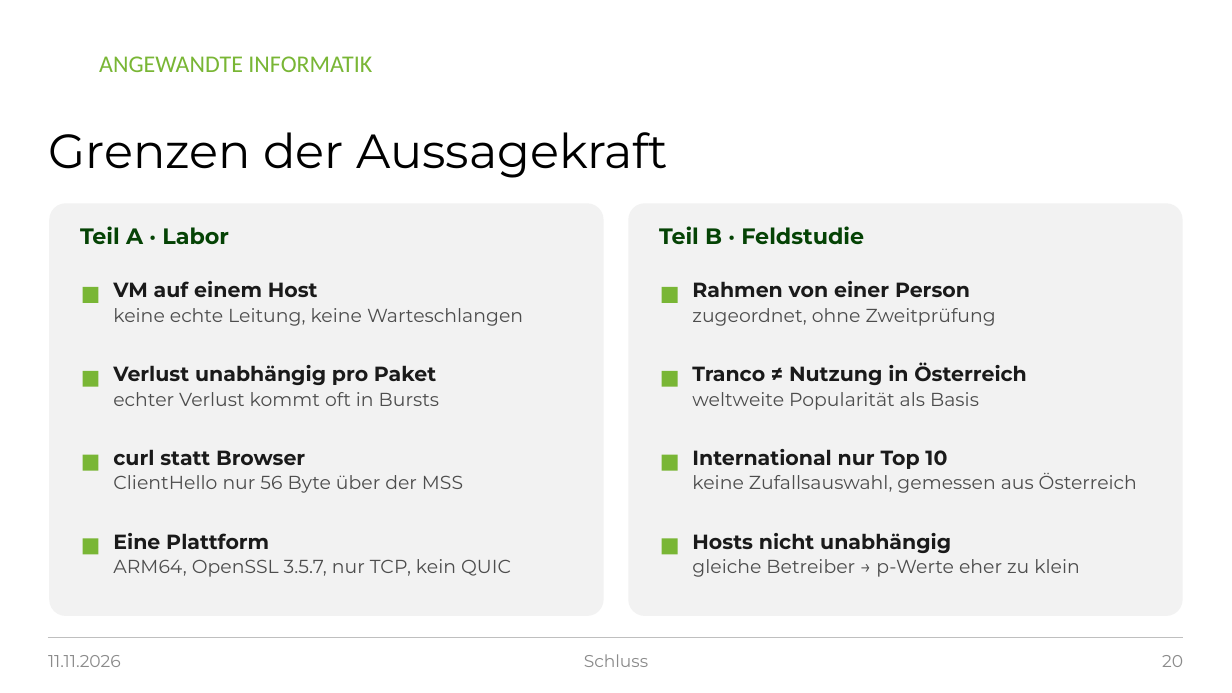
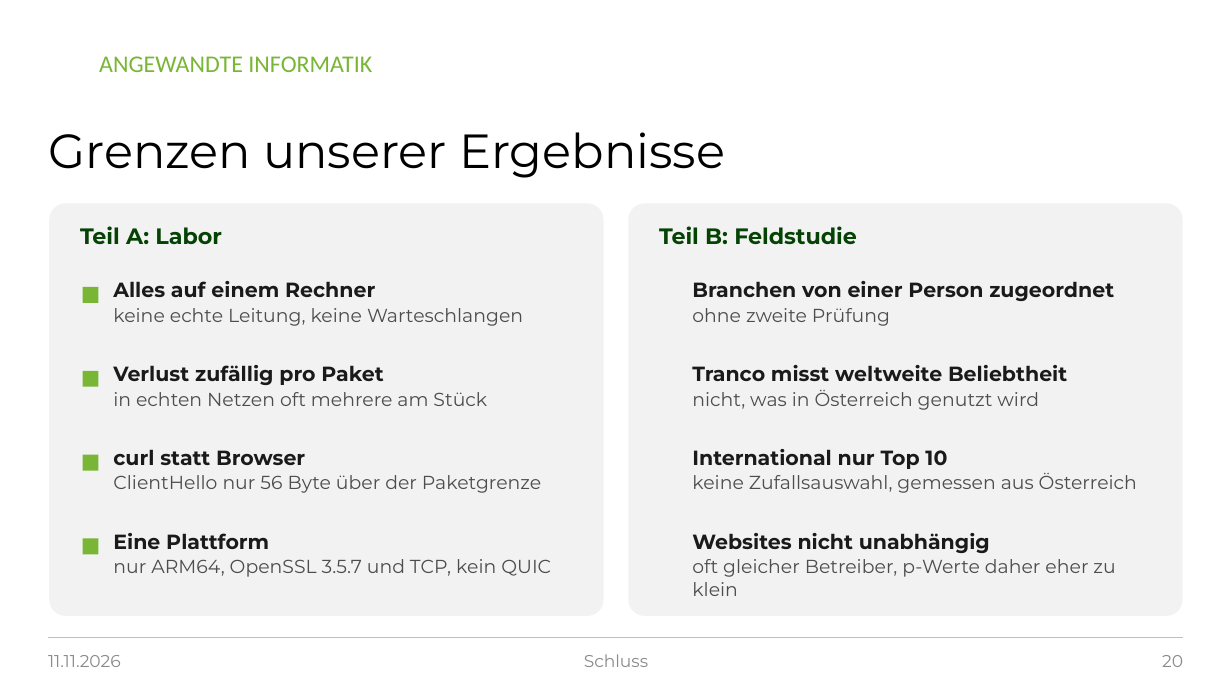
Before and after one commit to raphi98/singer-postquantum-experiment, a slide deck: slide 20 of praesentation/PQ-TLS_Praesentation_2026-11-11.pptx. Drawn at 1232x693 pixels with LibreOffice and Linux fonts; fonts in the diff are those of the drawing; background and template pictures are left out. Boxes give left, top, right and bottom in pixels: in the first picture for what was removed or moved away, otherwise in the second. Text is boxed around its words. In the diff, an @@ line names an element or a change of style, - is before the commit and + after.

```diff
--- a/praesentation/PQ-TLS_Praesentation_2026-11-11.pptx
+++ b/praesentation/PQ-TLS_Praesentation_2026-11-11.pptx
@@ title at (49, 132, 725, 178): text changed @@
-Grenzen der Aussagekraft
+Grenzen unserer Ergebnisse
@@ text at (80, 226, 222, 244): text changed @@
-Teil A · Labor
+Teil A: Labor
@@ text at (659, 226, 857, 244): text changed @@
-Teil B · Feldstudie
+Teil B: Feldstudie
@@ text at (113, 281, 375, 297): text changed @@
-VM auf einem Host
+Alles auf einem Rechner
@@ rectangle removed at (662, 287, 678, 303) @@
@@ text at (692, 281, 1114, 326): text changed; size 11 to 12 pt; text colour #4D4D4D to #1A1A1A; bold on @@
-Rahmen von einer Person
-zugeordnet, ohne Zweitprüfung
+Branchen von einer Person zugeordnet
+ohne zweite Prüfung
@@ text at (113, 365, 487, 406): text changed @@
-Verlust unabhängig pro Paket
-echter Verlust kommt oft in Bursts
+Verlust zufällig pro Paket
+in echten Netzen oft mehrere am Stück
@@ rectangle removed at (662, 371, 678, 387) @@
@@ text at (692, 365, 1067, 410): text changed @@
-Tranco ≠ Nutzung in Österreich
-weltweite Popularität als Basis
+Tranco misst weltweite Beliebtheit
+nicht, was in Österreich genutzt wird
@@ text at (113, 475, 541, 493): text changed @@
-ClientHello nur 56 Byte über der MSS
+ClientHello nur 56 Byte über der Paketgrenze
@@ rectangle removed at (662, 455, 678, 471) @@
@@ rectangle removed at (662, 538, 678, 554) @@
@@ text at (692, 533, 1115, 596): text changed @@
-Hosts nicht unabhängig
-gleiche Betreiber → p-Werte eher zu klein
+Websites nicht unabhängig
+oft gleicher Betreiber, p-Werte daher eher zu klein
@@ text at (113, 559, 551, 577): text changed @@
-ARM64, OpenSSL 3.5.7, nur TCP, kein QUIC
+nur ARM64, OpenSSL 3.5.7 und TCP, kein QUIC
```
Also in this commit, not shown: 22 other slides changed, 2 other files.
